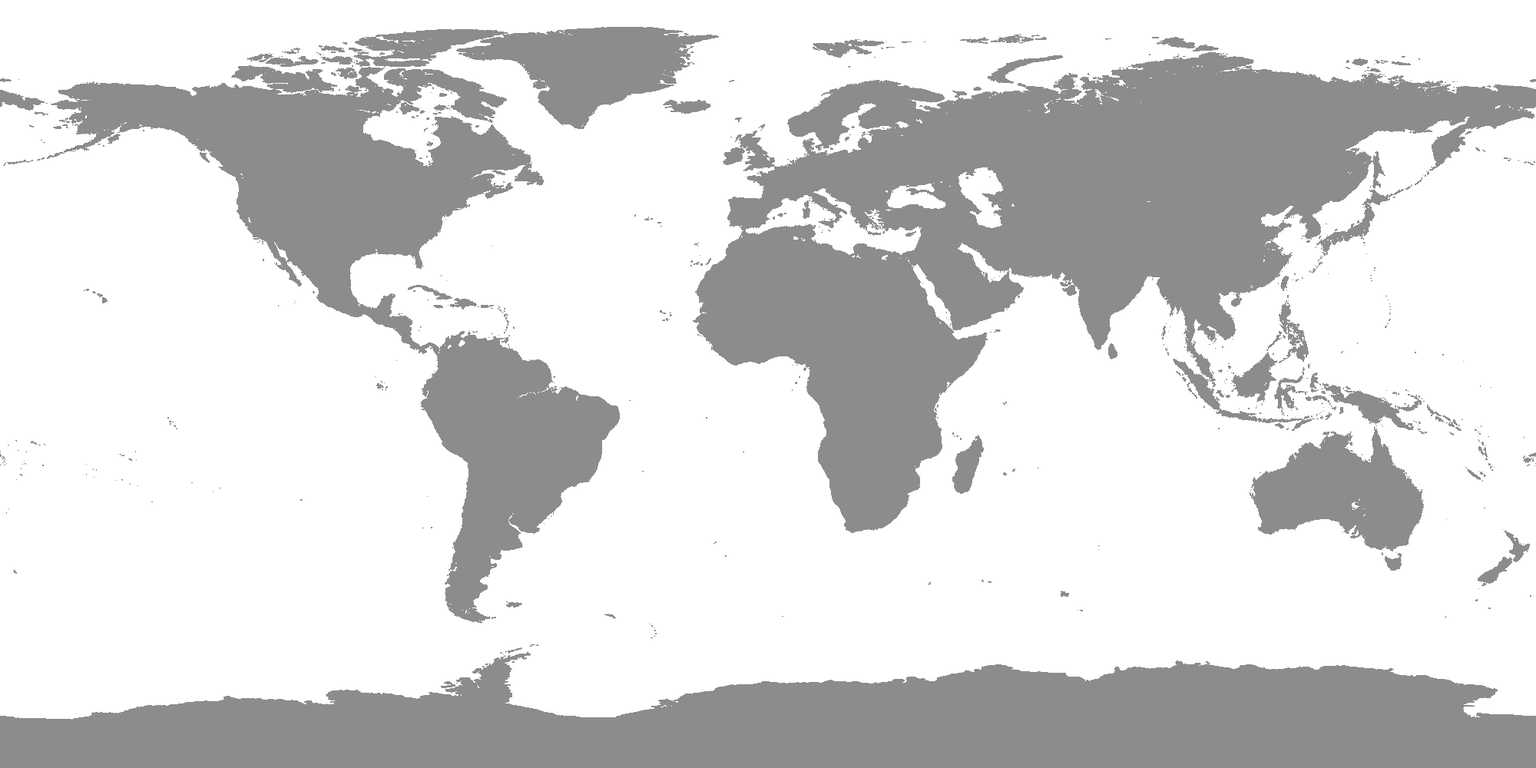
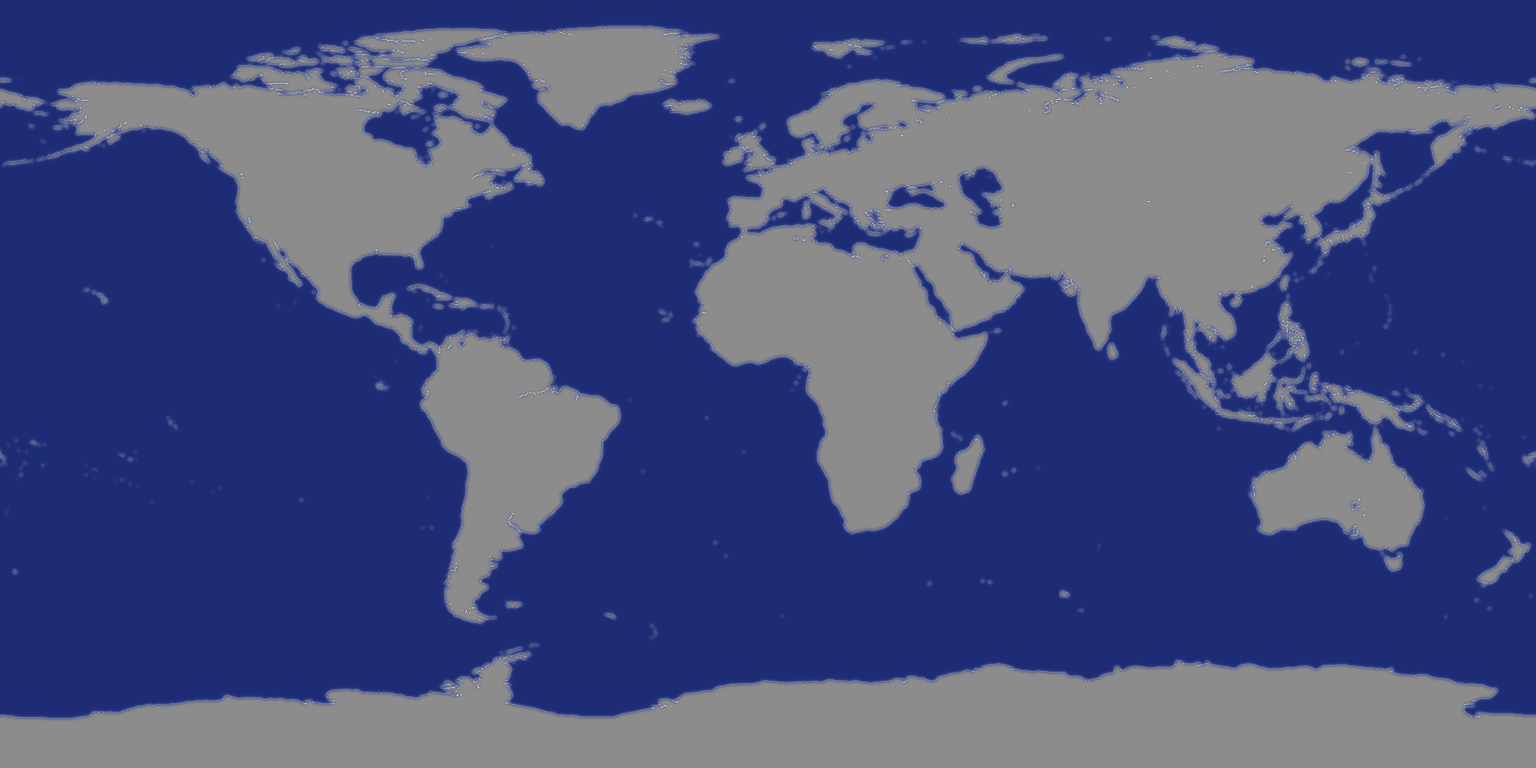
Two versions of the same layered image (1536x768). Layer-by-layer changes:
showed "Layer", painted on it over <box>0,0,1536,722</box>
